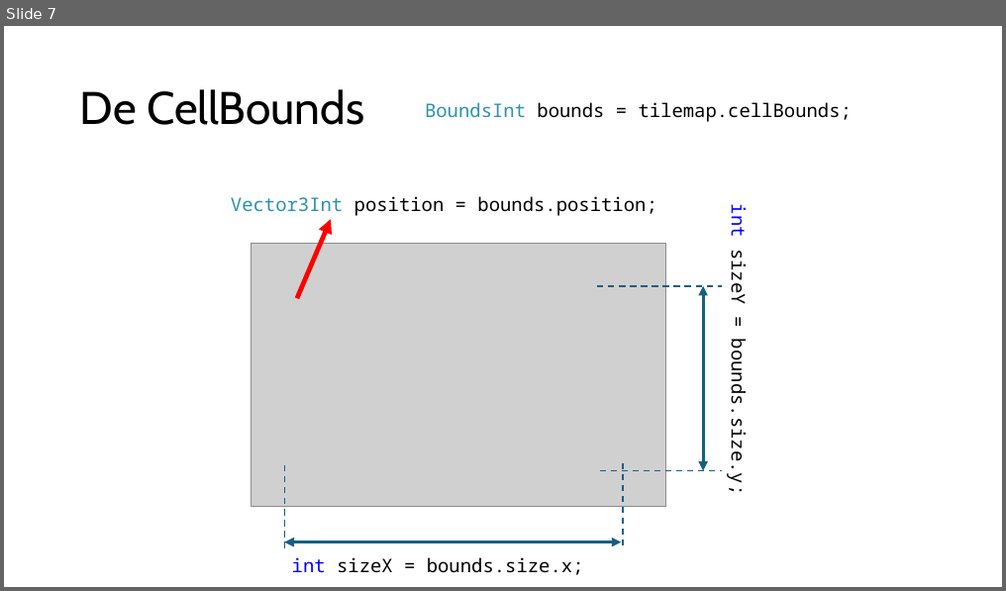
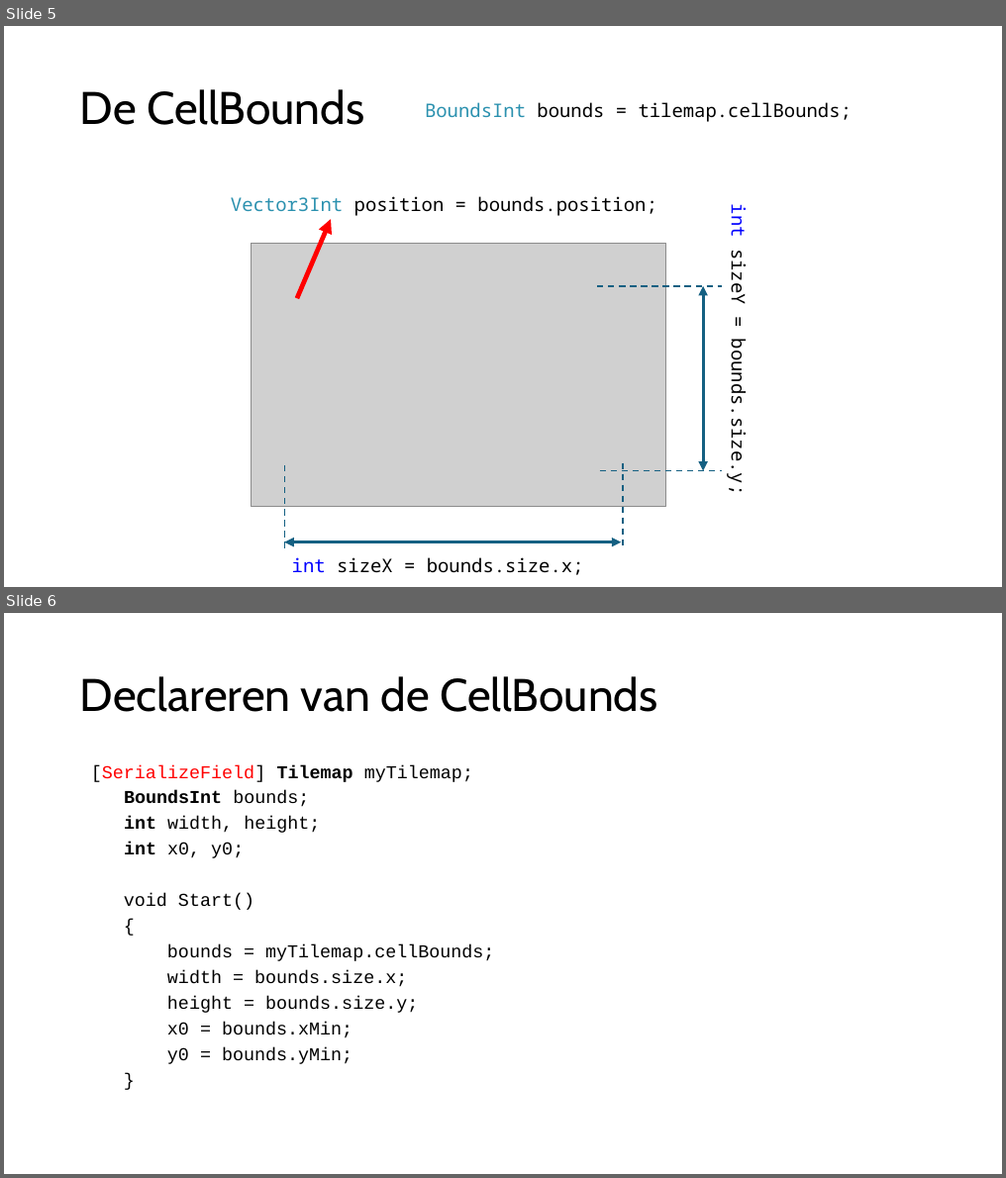
Before and after one commit to djsjollema/lessen-gamedevelopment, a slide deck: M4/GDV_2D_Gym/les3/gdv-2d-gym-les2.pptx. Shown one above the other, each under a label of ours: slide 7 before the commit, slides 5 and 6 after it. The pictures are 1006x591 and 1006x1178 pixels, drawn with LibreOffice and Linux fonts; fonts in the diff are those of the drawing; grey boxes stand for pictures. Boxes give left, top, right and bottom in pixels: in the first picture for what was removed or moved away, otherwise in the second. Text is boxed around its words. In the diff, an @@ line names an element or a change of style, - is before the commit and + after.

```diff
--- a/M4/GDV_2D_Gym/les3/gdv-2d-gym-les2.pptx
+++ b/M4/GDV_2D_Gym/les3/gdv-2d-gym-les2.pptx
@@ slide 6 added at [4, 613, 1002, 1174], background #FFFFFF @@
@@ title added at [80, 676, 657, 712], 44 pt, text #000000 @@
+Declareren van de CellBounds
@@ text added at [91, 765, 494, 1064], 17.5 pt, text #000000 @@
+[SerializeField] Tilemap myTilemap;
+BoundsInt bounds;
+int width, height;
+int x0, y0;
+void Start()
+{
+bounds = myTilemap.cellBounds;
+width = bounds.size.x;
+height = bounds.size.y;
+x0 = bounds.xMin;
+y0 = bounds.yMin;
+}
@@ what was slide 7 is now slide 5 @@
```
Also in this commit, not shown: 1 slide changed, 1 other slide added, 4 slides removed.
